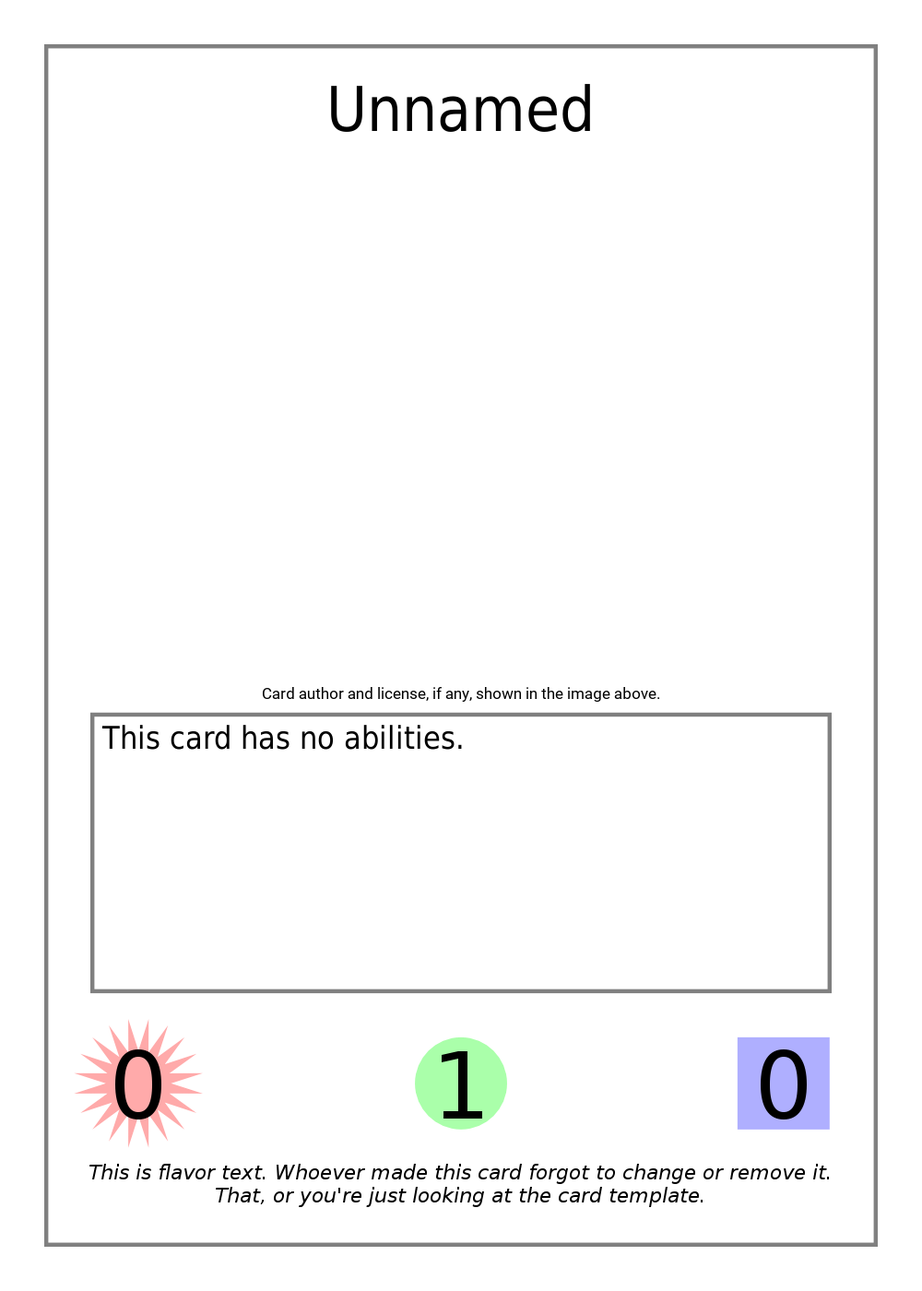
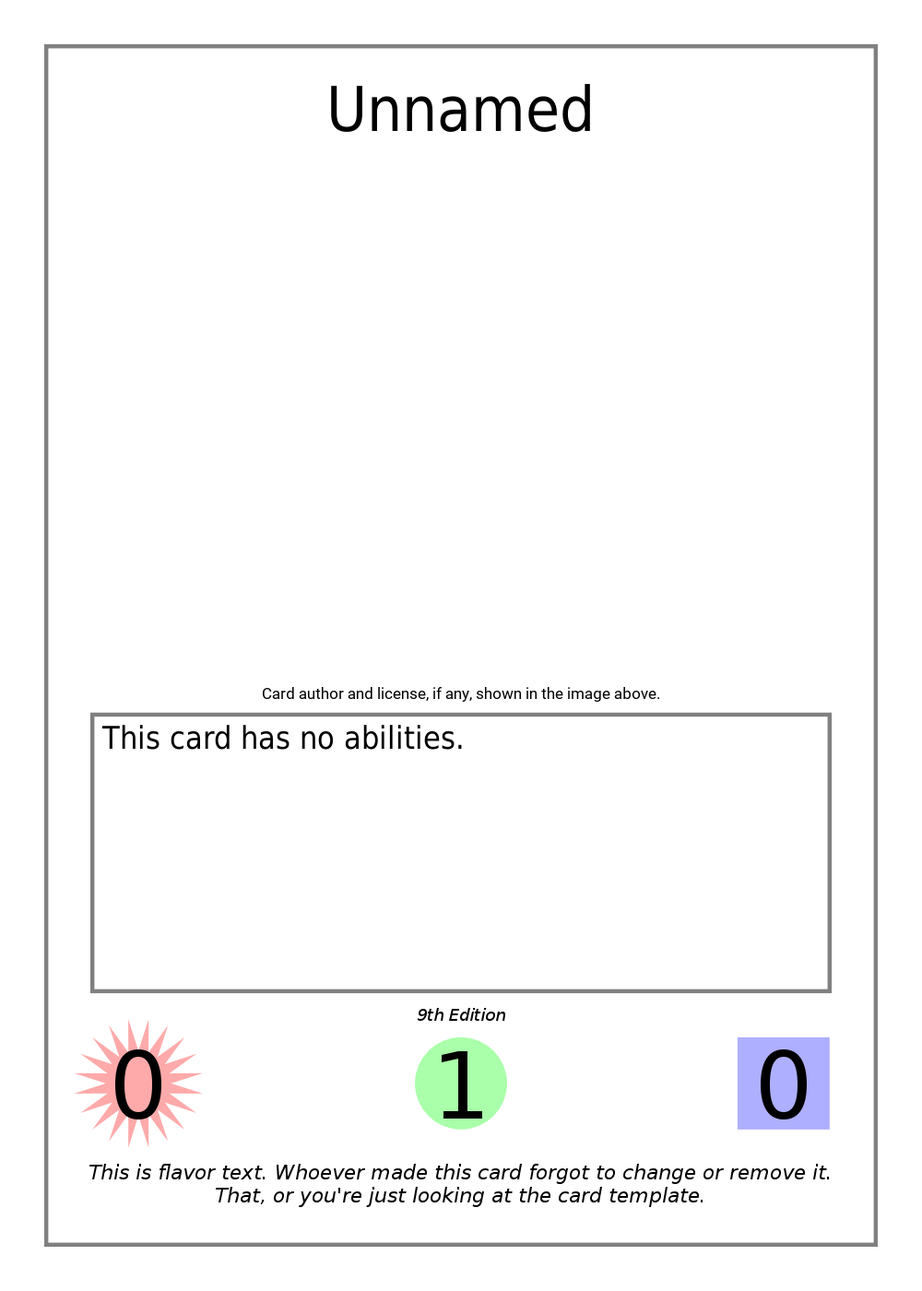
Layers edited between the first and the second (922, 1291) image:
added layer "Edition Indicator" above "Defense" over [416, 1008, 506, 1022]
